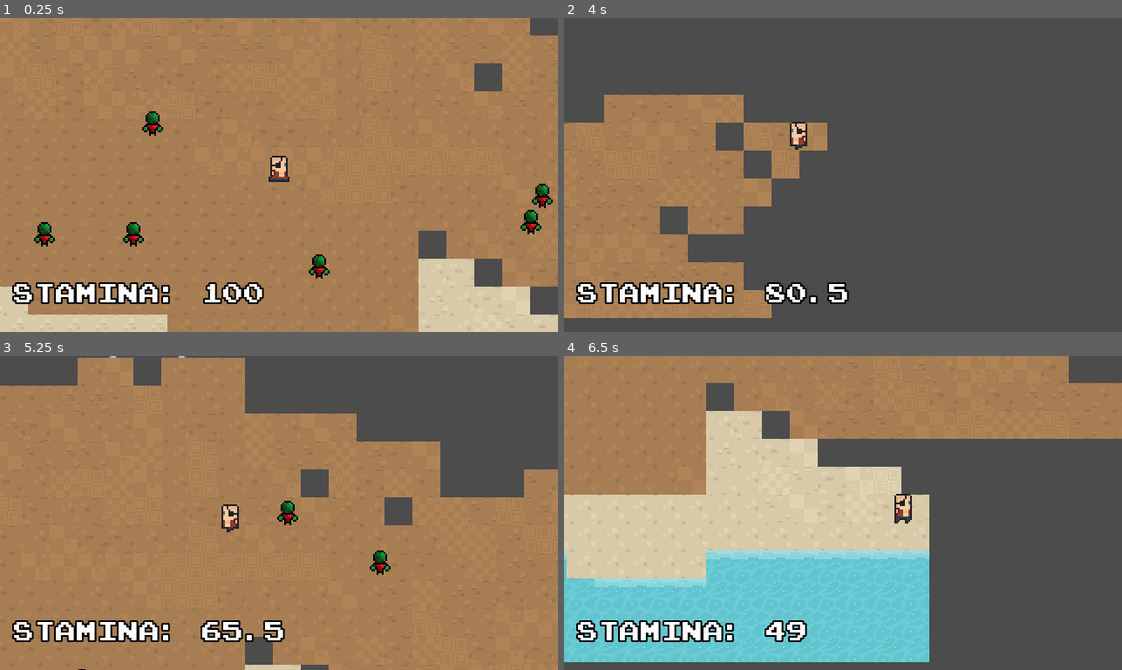
Above: before the commit, frames 1-4 (two rows, left to right).
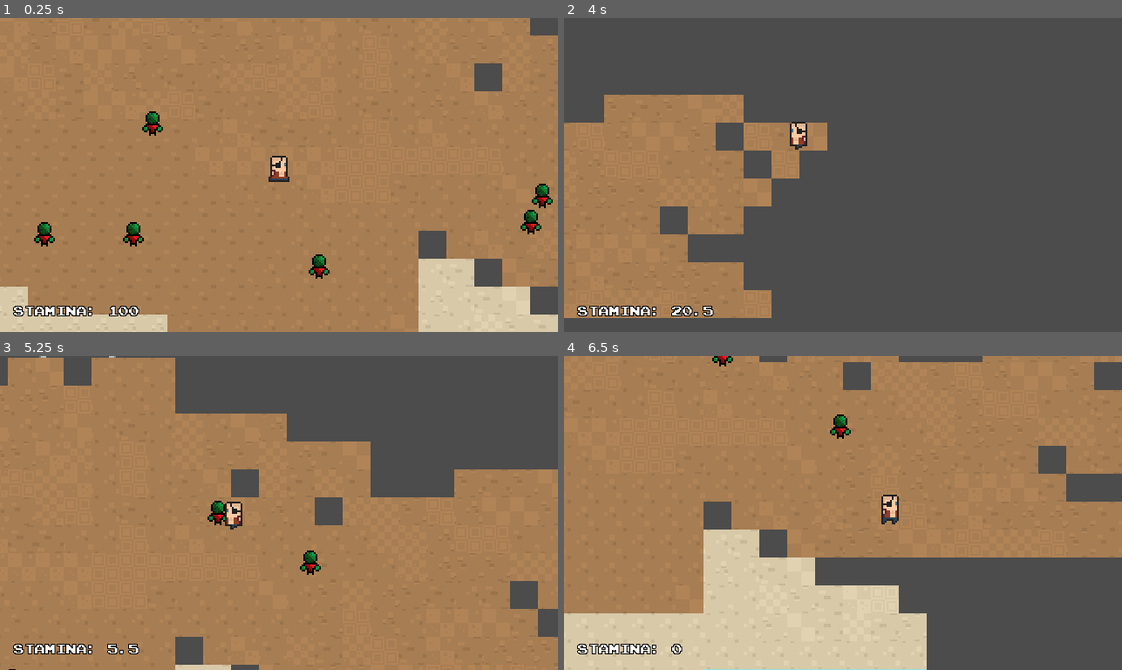
Above: after the commit, the same moments.

Repository: TheyCallMeNano/PermadeathGodot
Game: Godot game, scene res://Rooms/MainScene.tscn
Same seed, same stepped clock (60 frames per second), same inputs: the game is played once before the commit and once after it.
Inputs (mouse positions are in pixels of both pictures, inside the frame that each line leads up to):
- Up to frame 1 (0.25 s): no input
- Up to frame 2 (4 s): move the mouse to (965, 159) at 0.52 s; hold D (moveRight) 0.53-1.28 s; hold Ctrl (dash) 0.53-1.28 s; tap Shift (sprint) at 0.8, 1.35, 2.3 s; move the mouse to (731, 190) at 1.27 s; hold Down (moveDown) 1.28-2.03 s; tap Ctrl (dash) at 1.55, 3.05 s; move the mouse to (898, 105) at 2.02 s; hold D (moveRight) 2.03-2.78 s; hold Ctrl (dash) 2.03-2.78 s; move the mouse to (815, 237) at 2.77 s; hold Up (moveUp) 2.78-3.53 s; click (815, 237) at 2.85 s; move the mouse to (1010, 222) at 3.52 s; hold A (moveLeft) from 3.53 s (still down); hold Shift (sprint) from 3.53 s (still down)
- Up to frame 3 (5.25 s): move the mouse to (111, 465) at 4.27 s; release Shift (sprint) at 4.28 s; tap Ctrl (dash) at 4.35 s; move the mouse to (306, 513) at 5.02 s; release A (moveLeft) at 5.03 s; hold Down (moveDown) from 5.03 s (still down); hold Shift (sprint) from 5.03 s (still down)
- Up to frame 4 (6.5 s): move the mouse to (759, 434) at 5.77 s; release Down (moveDown) at 5.78 s; release Shift (sprint) at 5.78 s; hold D (moveRight) from 5.78 s (still down); tap Ctrl (dash) at 5.85 s

The runs differ from the first frame. In frame 1, 2.7% of the frame differs, in the area x 2-48%, y 84-95%; in frame 2, 2.9%; in frame 3, 16%; in frame 4, 58%, in the area x 0-100%, y 0-100%.

Commit message:
Dash Modifications & Stamina Changes
Very small changes, changed some code commenting and resized text. Added stamina consumption when dashing. Next up, enemy spawner and debug menu for variable tracking.

Diff:
--- a/Rooms/MainScene.tscn
+++ b/Rooms/MainScene.tscn
@@ -36,9 +36,10 @@
 
 [node name="Label" parent="CanvasLayer" instance=ExtResource( 2 )]
 margin_left = -11.84
-margin_top = -16.48
-margin_right = 28.16
-margin_bottom = 0.52002
+margin_top = -3.48
+margin_right = 23.16
+margin_bottom = 9.52
+rect_scale = Vector2( 0.5, 0.5 )
 
 [node name="TileMap" type="TileMap" parent="."]
 tile_set = ExtResource( 6 )
--- a/Scripts/scrPlayer.gd
+++ b/Scripts/scrPlayer.gd
@@ -81,8 +81,8 @@
 	if Input.is_action_just_pressed("primaryAttack"):
 		state = ATTACK
 
-	#Check if dashing
-	if Input.is_action_just_pressed("dash"):
+	#Check if dashing and if we have enough stamina to dash
+	if Input.is_action_just_pressed("dash") && global.plrStamina > global.plrStaminaRecharge*30:
 		state = DASH
 
 	move()
@@ -105,6 +105,8 @@
 #What to do when dashing
 func dashState(delta):
 	vel = dashVector * MAX_SPEED * 2.5
+	global.plrStaminaRechargeDelay = 0
+	global.plrStamina -= global.plrStaminaRecharge*30
 	move()
 	dashStateFinished()
 
@@ -112,7 +114,7 @@
 func dashStateFinished():
 	state = MOVE
 
-#Run these checks to refil stamina
+#Run these checks to refill stamina
 func stamina():
 	#Is the player running?
 	if Input.is_action_pressed("sprint") && global.plrStamina != 0:
--- a/Scripts/scrStamina.gd
+++ b/Scripts/scrStamina.gd
@@ -5,10 +5,10 @@
 	if global.plrStamina > 0:
 		add_color_override("font_color", Color(1,1,1,1))
 		set_text("Stamina: " + str(global.plrStamina))
-	#Print text as red when holding shift and empty
-	elif global.plrStamina == 0 && Input.is_action_pressed("sprint"):
+	#Print text as red when stamina is empty and sprinting/dashing
+	elif global.plrStamina == 0 && Input.is_action_pressed("sprint") || global.plrStamina == 0 && Input.is_action_pressed("dash"):
 		add_color_override("font_color", Color(255,0,0,1))
 		set_text("Stamina: " + str(global.plrStamina))
-	#Reset to normal upon release of shift
+	#Reset to normal when not active
 	else:
 		add_color_override("font_color", Color(1,1,1,1))
